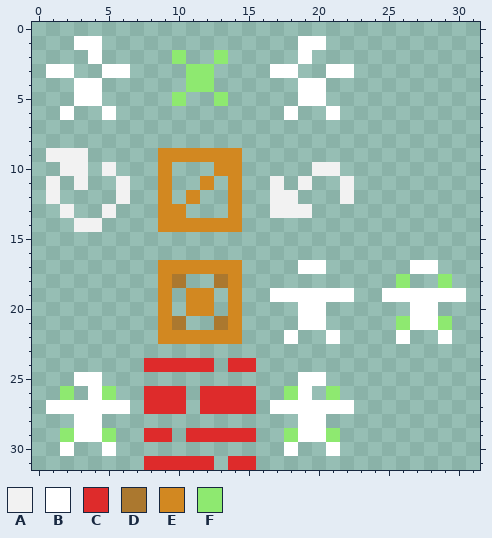
File history of a pixel-art sprite, images/tileset-colors-8x8.png. The picture above is the old version.
The file is 32x32 pixels.
Palette (. is transparent): A #f2f2f2  B #ffffff  C #de2b2b  D #ab782f  E #d28821  F #8ee970
Pixels before, first column x 1:
 1 ..BB..............BB..........
 2 ...B.....F..F.....B...........
 3 BB..BB....FF....BB..BB........
 4 ..BB......FF......BB..........
 5 ..BB.....F..F.....BB..........
 6 .B..B............B..B.........
 7 ..............................
 8 ..............................
 9 AAA.....EEEEEE................
10 .AA.A...E...EE.....AA.........
11 A.A..A..E..E.E..A.A..A........
12 A....A..E.E..E..AA...A........
13 .A..A...EE...E..AAA...........
14 ..AA....EEEEEE................
15 ..............................
16 ..............................
17 ........EEEEEE....BB......BB..
18 ........ED..DE...........F..F.
19 ........E.EE.E..BBBBBB..BBBBBB
20 ........E.EE.E....BB......BB..
21 ........ED..DE....BB.....FBBF.
22 ........EEEEEE...B..B....B..B.
23 ..............................
24 .......CCCCC.CC...............
25 ..BB..............BB..........
26 .F.BF..CCC.CCCC..FB.F.........
27 BBBBBB.CCC.CCCC.BBBBBB........
28 ..BB..............BB..........
29 .FBBF..CC.CCCCC..FBBF.........
30 .B..B............B..B.........
31 .......CCCCC.CC...............
Now the later version:
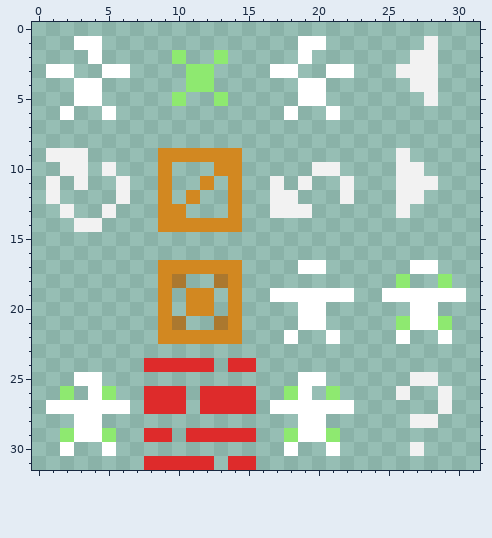
Commit message: Added next/prev level buttons. Added solution autoplay on key press.
Edits made:
Changed rows in their new state; - is an unchanged pixel.
first column x 26:
 1 --A
 2 -AA
 3 AAA
 4 -AA
 5 --A
first column x 26:
 9 A--
10 AA-
11 AAA
12 AA-
13 A--
first column x 26:
25 -AA-
26 A--A
27 ---A
28 -AA-
30 -A--
Changed places in both pictures, as pixel boxes (x1, y1, x2, y2):
added: (396, 36, 438, 106)
added: (396, 148, 438, 218)
added: (396, 372, 452, 456)
